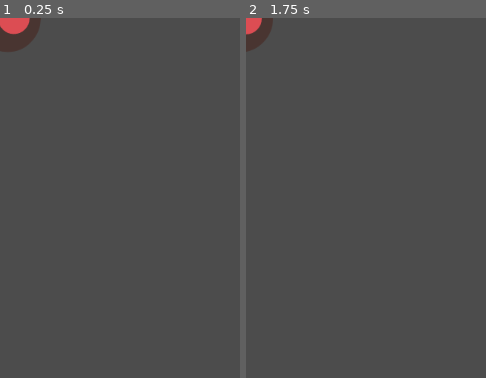
Above: before the commit, frames 1-2 (left to right).
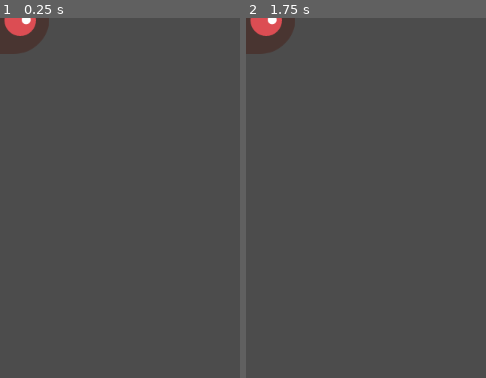
Above: after the commit, the same moments.

Repository: Alexrupa27/DodgeTheCreeps
Game: Godot game, scene res://mob.tscn
Same seed, same stepped clock (60 frames per second), same inputs: the game is played once before the commit and once after it. This scene is started directly instead of the project's main scene.
Inputs:
- Up to frame 1 (0.25 s): no input
- Up to frame 2 (1.75 s): hold Right (move_right) 0.53-1.28 s; tap Enter at 1.25 s; hold Down (move_down) from 1.28 s (still down)
The pictures show only the part of the screen within x 0-50%, y 0-50%; the shares and areas given below are measured in that part.

The runs differ from the first frame. In frame 1, 0.7% of the frame differs, in the area x 0-21%, y 0-10%; in frame 2, 1.3%.

Commit message:
Escena Mob acabada.

Diff:
--- a/game/Player.tscn
+++ b/game/Player.tscn
@@ -33,3 +33,5 @@
 
 [node name="CollisionShape2D" type="CollisionShape2D" parent="."]
 shape = SubResource( 2 )
+
+[connection signal="body_entered" from="." to="." method="_on_Player_body_entered"]
--- a/game/mob.gd
+++ b/game/mob.gd
@@ -9,4 +9,4 @@
 
 
 func _on_VisibilityNotifier2D_screen_exited():
-	pass # Replace with function body.
+	queue_free()
--- a/game/mob.tscn
+++ b/game/mob.tscn
@@ -6,6 +6,7 @@
 [ext_resource path="res://art/enemyWalking_1.png" type="Texture" id=4]
 [ext_resource path="res://art/enemySwimming_2.png" type="Texture" id=5]
 [ext_resource path="res://art/enemySwimming_1.png" type="Texture" id=6]
+[ext_resource path="res://mob.gd" type="Script" id=7]
 
 [sub_resource type="SpriteFrames" id=1]
 animations = [ {
@@ -31,6 +32,7 @@
 [node name="mob" type="RigidBody2D"]
 collision_mask = 0
 gravity_scale = 0.0
+script = ExtResource( 7 )
 
 [node name="AnimatedSprite" type="AnimatedSprite" parent="."]
 scale = Vector2( 0.75, 0.75 )
@@ -46,3 +48,5 @@
 visible = false
 position = Vector2( -7, 1 )
 scale = Vector2( 1.15, 1.2 )
+
+[connection signal="screen_exited" from="VisibilityNotifier2D" to="." method="_on_VisibilityNotifier2D_screen_exited"]
Not shown: 1 places in game/mob.tscn that only renumber resources
